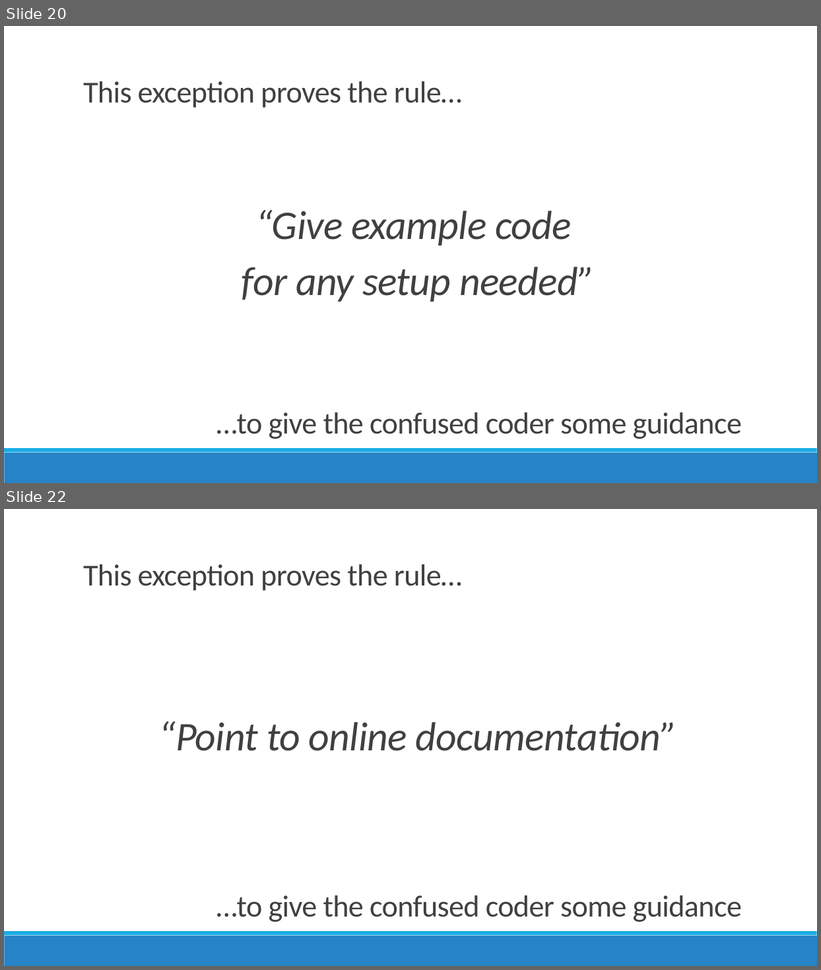
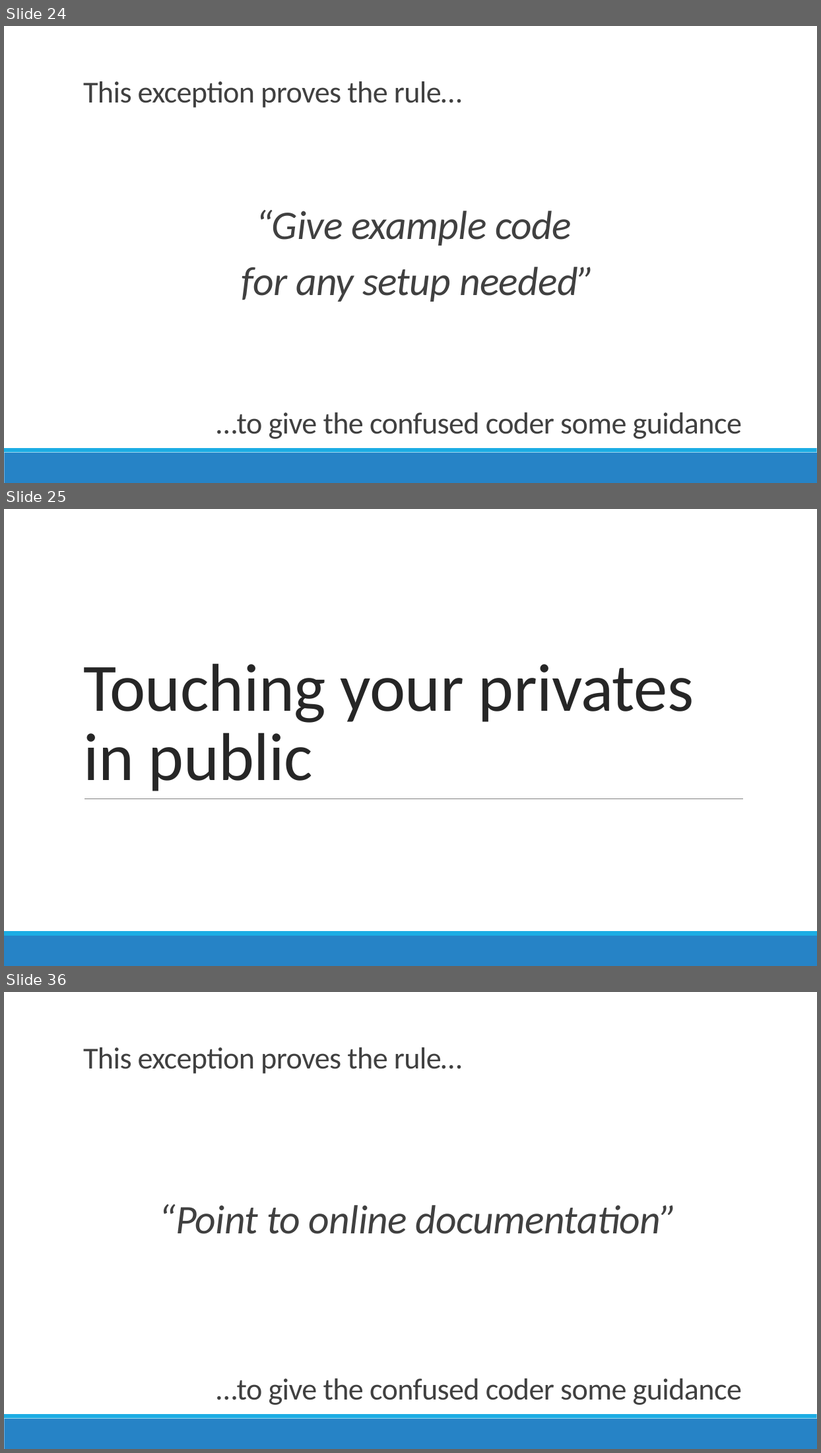
Before and after one commit to jamesrcounts/ExceptionalTalk, a slide deck: Talk.pptx. Shown one above the other, each under a label of ours: slides 20 and 22 before the commit, slides 24, 25 and 36 after it; the slides between them are not shown. The pictures are 821x970 and 821x1453 pixels, drawn with LibreOffice and Linux fonts; fonts in the diff are those of the drawing. Boxes give left, top, right and bottom in pixels: in the first picture for what was removed or moved away, otherwise in the second. Text is boxed around its words. In the diff, an @@ line names an element or a change of style, - is before the commit and + after.

```diff
--- a/Talk.pptx
+++ b/Talk.pptx
@@ slide 25 added at bbox=[4, 509, 817, 966], background #FFFFFF; not listed: 2 template elements that a slide beside it also shows @@
@@ title added at bbox=[83, 663, 694, 791], 80 pt, text #262626 @@
+Touching your privates in public
@@ line added from (85, 799) to (743, 799), #808080 0.5 pt @@
@@ what was slide 20 is now slide 24 @@
@@ what was slide 22 is now slide 36 @@
```
Also in this commit, not shown: 1 slide changed, 13 other slides added, 3 other files.
